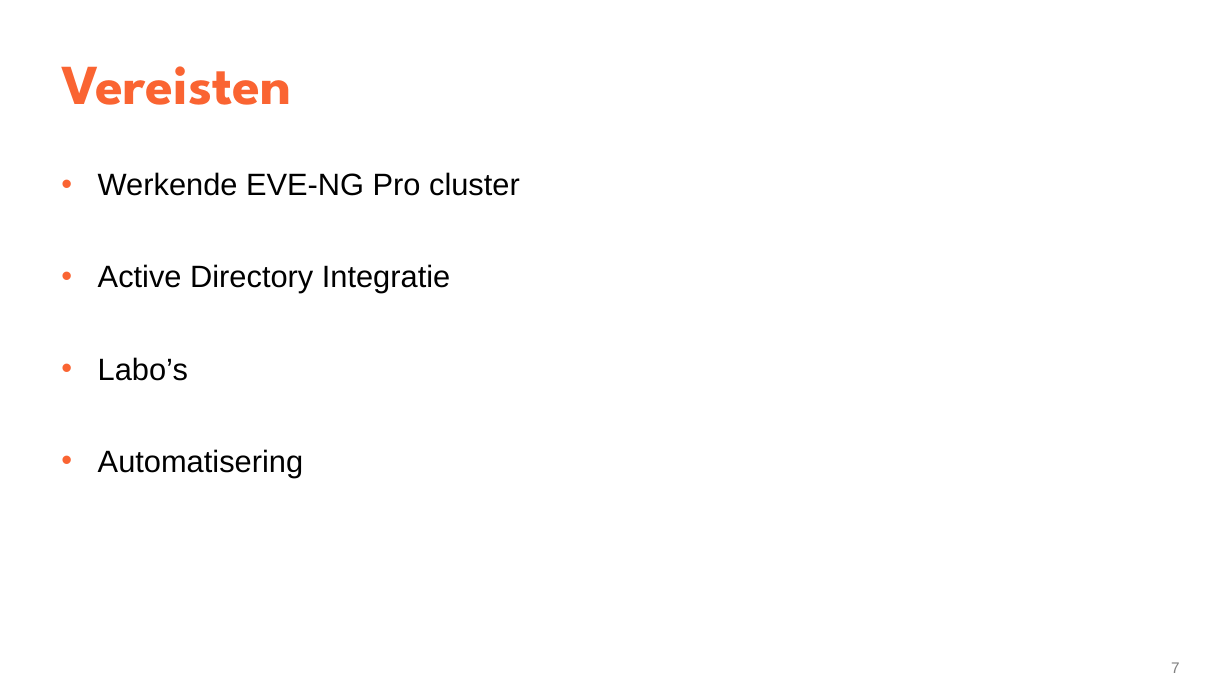
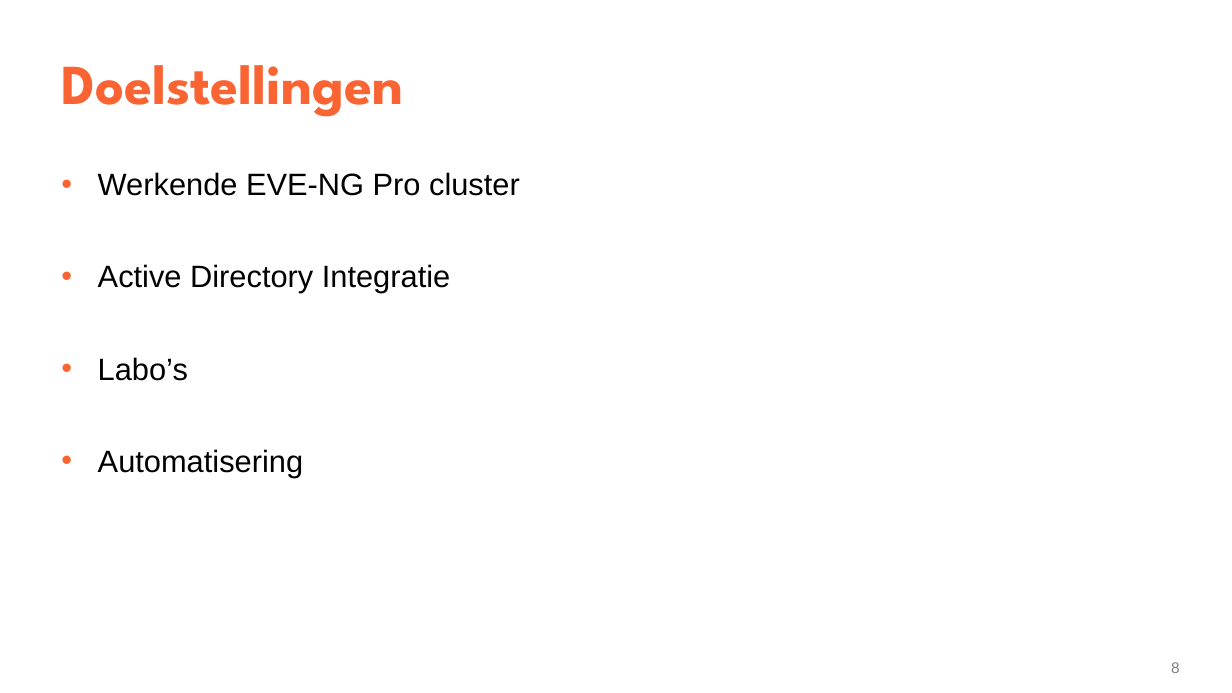
Before and after one commit to YenteLens/ylbachelorproef, a slide deck: slide 8 of Presentatie/eindpresentatie.pptx (slide 7 before the commit). Drawn at 1232x693 pixels with LibreOffice and Linux fonts; fonts in the diff are those of the drawing. Boxes give left, top, right and bottom in pixels: in the first picture for what was removed or moved away, otherwise in the second. Text is boxed around its words. In the diff, an @@ line names an element or a change of style, - is before the commit and + after.

```diff
--- a/Presentatie/eindpresentatie.pptx
+++ b/Presentatie/eindpresentatie.pptx
@@ title at bbox=[61, 65, 403, 117]: text changed @@
-Vereisten
+Doelstellingen
@@ page number at bbox=[1171, 662, 1180, 673]: text changed @@
-7
+8
```
Also in this commit, not shown: 3 other slides changed, 2 slides added, 1 slide removed.
